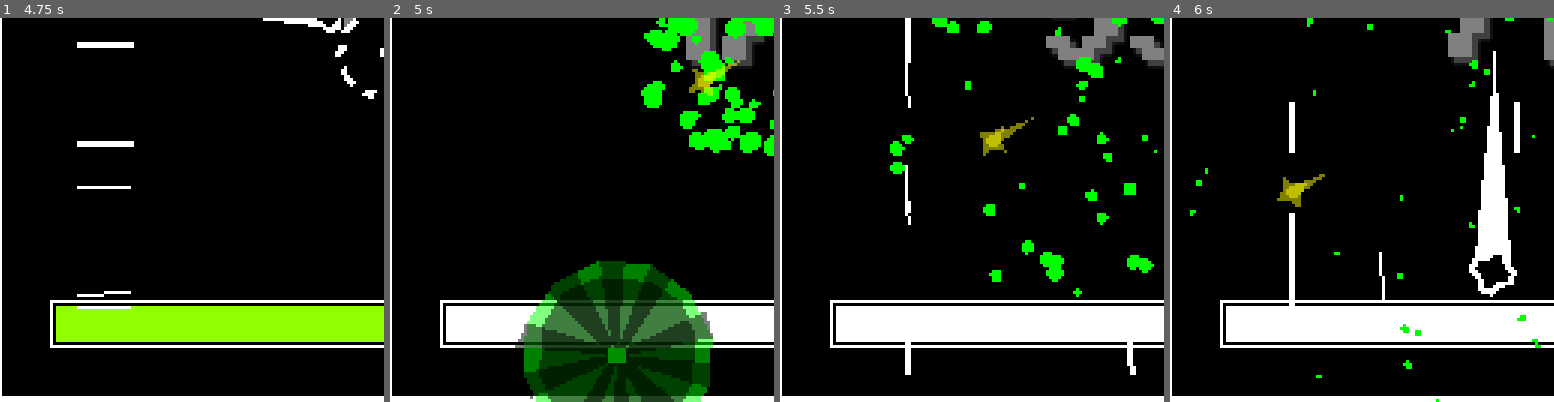
Above: before the commit, frames 1-4 (left to right).
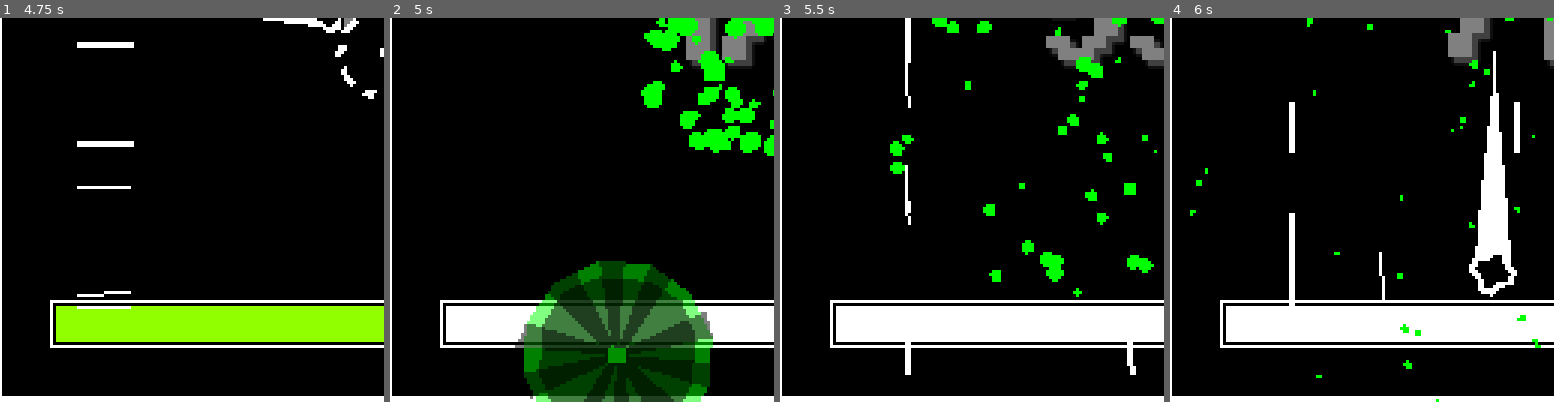
Above: after the commit, the same moments.

Repository: Ayabee527/mini-jam-155-wind
Game: Godot game, scene res://main/main.tscn
Same seed, same stepped clock (60 frames per second), same inputs: the game is played once before the commit and once after it.
Inputs (mouse positions are % of the whole screen's width and height, from its top left):
- Up to frame 1 (4.75 s): tap Enter at 0.5 s; move the mouse to (72, 45) at 0.52 s; hold D (move_right) 0.53-1.25 s; tap Backspace at 0.6 s; click (72, 45) at 0.67 s; drag from (30, 55) to (50, 50) at 1.27 s; move the mouse to (60, 28) at 2.02 s; hold D (move_right) 2.03-2.75 s; tap F at 2.1 s; drag from (45, 70) to (63, 50) at 2.77 s; move the mouse to (80, 65) at 3.52 s; hold A (move_left) 3.53-4.25 s; tap Z at 3.6 s; drag from (20, 35) to (90, 54) at 4.27 s
- Up to frame 2 (5 s): no input
- Up to frame 3 (5.5 s): move the mouse to (55, 50) at 5.02 s; hold S (move_down) from 5.03 s (still down); tap Delete at 5.1 s; click (55, 50) at 5.17 s
- Up to frame 4 (6 s): release S (move_down) at 5.75 s; drag from (35, 25) to (22, 70) at 5.77 s
The pictures show only the part of the screen within x 1-51%, y 50-100%; the shares and areas given below are measured in that part.

Frame 1 is identical in both runs. In frame 2, 0.4% of the frame differs, in the area x 77-92%, y 10-21%; in frame 3, 0.4%, in the area x 52-67%, y 25-36%; in frame 4, 0.4%.

Commit message:
tiny progression tweaks

Diff:
--- a/game/goal/hazards/bomb/bomb.tscn
+++ b/game/goal/hazards/bomb/bomb.tscn
@@ -93,7 +93,7 @@
 
 [node name="Bump" type="AudioStreamPlayer" parent="."]
 stream = SubResource("AudioStreamRandomizer_axlcd")
-volume_db = 10.0
+volume_db = 5.0
 pitch_scale = 0.25
 max_polyphony = 5
 bus = &"sfx"
--- a/game/goal/player_goal.gd
+++ b/game/goal/player_goal.gd
@@ -98,6 +98,10 @@
 		)
 		get_tree().current_scene.add_child(hazard)
 
+	if randf() <= 0.25:
+		combo -= 2
+		combo = max(0, combo)
+
 func _on_player_zone_body_entered(body: Node2D) -> void:
 	if body is Player:
 		if stun_timer.is_stopped():
Not shown, changed: game/kanban_tasks_data.kanban
